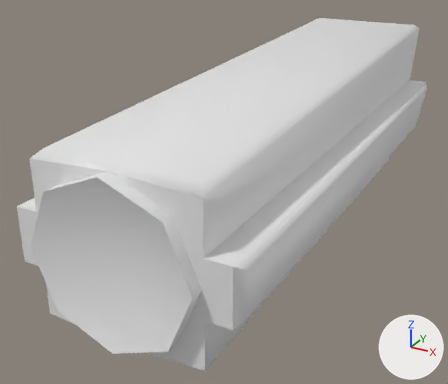
One commit to the FBX model Assets/Art/Molens/Molen-parts/Mordern(Turbine)(1).fbx: the scene before it, then after it.
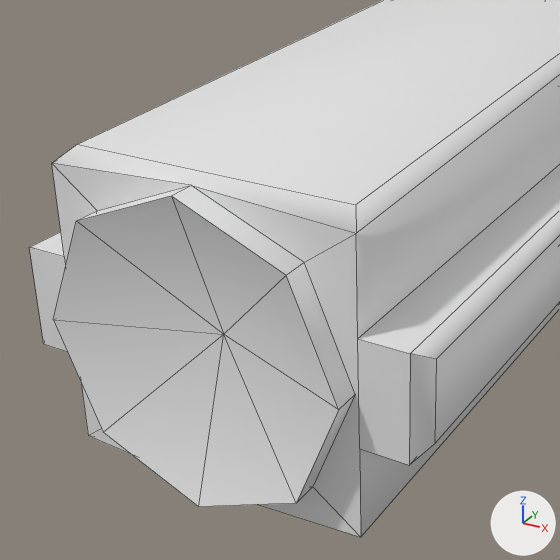
Each version is shown whole from a 50 mm camera at (3.53, -7.48, 16.87) aimed at (-0.46, -0.23, 13.25), then close up on the part from 0% to 71% of the width and 17% to 100% of the height. Every picture has the same lights, and +X, +Y and +Z are marked at lower right. The close-ups show mesh edges as thin lines. Where no turn or scale is listed for an object, it has been applied to the vertices. Vertices at the same position are counted once.

Names of what the first close-up shows: 'Mordern(Turbine)(1)'.
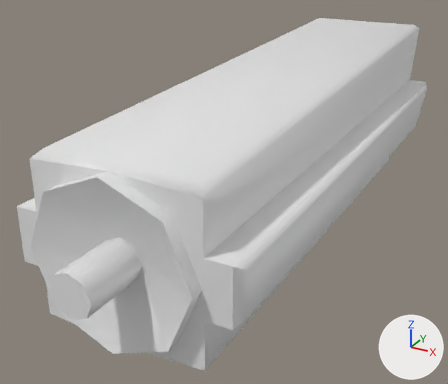
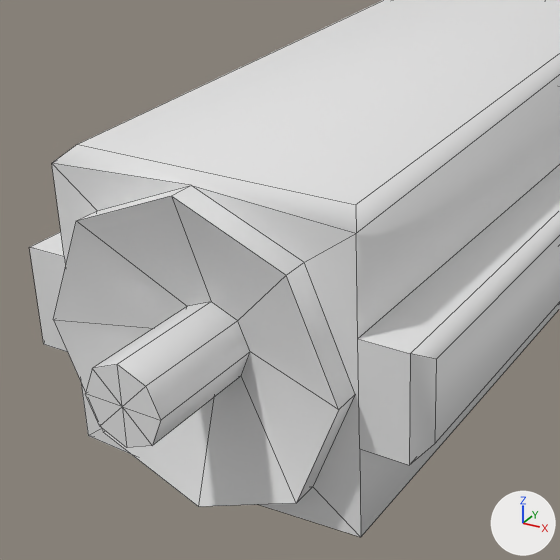
What changed in the scene script:
```text
Change me_cylinder_017:
    used by ob_mordern_turbine__1; location = (0.0, 0.0, 0.0)
    remove me_cylinder_017.from_pydata(...)  # 57 vertices, 57 faces; spans x -1.38..1.39, y -3.45..4.67, z 12.73..15.08
    add me_cylinder_017.from_pydata(...)  # 73 vertices, 73 faces; spans x -1.38..1.39, y -3.96..4.67, z 12.73..15.08
    me_cylinder_017 part 1
    1 vertex is removed from x 0.0, y -3.1, z 13.74
    8 faces are deleted
    9 vertices are added at x -0.26..0.25, y -3.96, z 13.49..13.99
    8 new vertices lie (0.0, 0.77, 0.0) away from vertices in x -0.26..0.25, y -3.96, z 13.49..13.99
    24 new faces join them
```

Location of each change, [x1, y1, x2, y2] in pixels of the close-ups (560 x 560 px):
part 1 of me_cylinder_017, built on: [54, 196, 339, 507] in both
